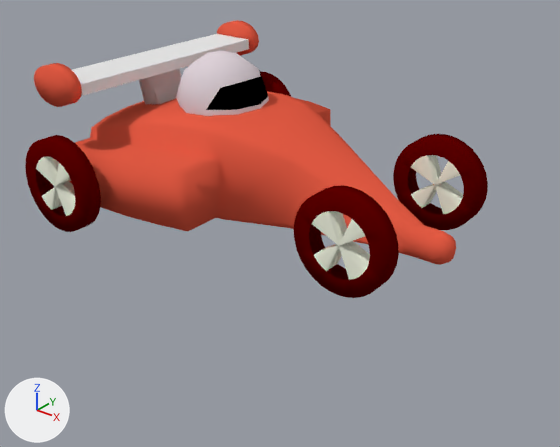
The Blender file resources/vehicles/sprinter/sprinter.blend, before and after one commit.
Camera for both pictures: a 50 mm lens placed at (7.77, -8.94, 4.68), pointed at (0.69, -0.09, -0.8). Lighting does not change. The marker at lower left points along +X, +Y and +Z.

Names of what the first picture shows: 'alettone_muso', 'casco', 'chassis', 'cpl_muso', 'reggi_alettone_sinist', 'wheel.fl', 'wheel.fr', 'wheel.rl', 'wheel.rr'.
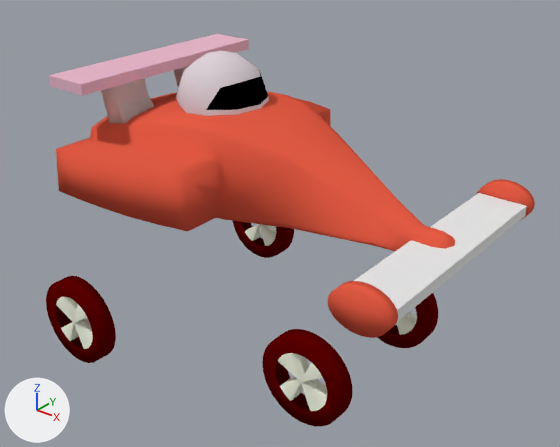
Where the newer file only moved an object's origin or applied its transform, the numbers keep the older frame.

What differs and where, as boxes [x1, y1, x2, y2] in the pictures (560 x 447 px):
'wheel.fr', moved
    before: [294, 185, 399, 298]
    after: [262, 329, 352, 427]
'wheel.rr', moved
    before: [25, 135, 101, 232]
    after: [46, 276, 116, 363]
'wheel.fl', moved
    before: [393, 134, 488, 230]
    after: [377, 293, 438, 348]
'alettone_muso.001', added
    after: [354, 193, 527, 322]
'alettone_muso', recoloured
    both: [48, 34, 249, 96]
'cpl_muso.001', added (red)
    after: [328, 179, 535, 338]
'reggi_alettone_sinist', moved
    before: [139, 69, 182, 104]
    after: [101, 79, 154, 123]
'cpl_muso', deleted (red)
    before: [34, 20, 259, 107]
'wheel.rl', moved
    before: [260, 71, 291, 96]
    after: [233, 221, 294, 258]
'reggi_alettone_si.000', added
    after: [174, 66, 188, 88]

Edits to the bpy script that builds the scene:
```text
Add mat_alecolo:
    mat_alecolo = diffuse_material('alecolo')
    mat_alecolo.base_color = (0.8, 0.469, 0.584)  # pink #e7b6c9
Change me_reggi_alettone_sinist:
    where me_reggi_alettone_sinist.from_pydata(...)  # 168 vertices, 148 faces; spans x -2.408..-1.757, y -0.329..0.337, z 0.509..1.301
    used by ob_reggi_alettone_sinist; location = (0.17, 0.0, 0.0)
    me_reggi_alettone_sinist part 1: the whole mesh is moved by (0.175, -0.818, 0.0)
Change me_alettone_muso:
    where me_alettone_muso.from_pydata(...)  # 8 vertices, 6 faces; spans x -2.46..-1.67, y -1.91..1.93, z 1.53..1.71
    remove me_alettone_muso.materials.append(mat_bianco)  # white #e7e7e7
    add me_alettone_muso.materials.append(mat_alecolo)  # pink #e7b6c9
Add me_alettone_muso_001:
    me_alettone_muso_001.from_pydata(...)  # a box spanning x 3.13..3.93, y -1.91..1.93, z -0.46..-0.28
    me_alettone_muso_001.materials.append(mat_bianco)  # white #e7e7e7
Add me_cpl_muso_001:
    me_cpl_muso_001.from_pydata(...)  # 132 vertices, 192 faces; spans x 3.09..3.97, y -2.15..2.17, z -0.66..-0.05
    me_cpl_muso_001.polygons.foreach_set('use_smooth', [True] * 192)
    me_cpl_muso_001.materials.append(mat_mat_chassis_1)  # red #e75c45
Add me_reggi_alettone_si_000:
    me_reggi_alettone_si_000.from_pydata(...)  # 168 vertices, 148 faces; spans x -2.233..-1.582, y 0.489..1.155, z 0.509..1.301
    me_reggi_alettone_si_000.polygons.foreach_set('use_smooth', [True] * 148)
    me_reggi_alettone_si_000.materials.append(mat_bianco)  # white #e7e7e7
Change ob_wheel_rl:
    ob_wheel_rl.location: (-1.77, 2.39, 0.0) -> (-1.77, 2.39, -2.47)
Change ob_wheel_rr:
    ob_wheel_rr.location: (-1.77, -2.39, 0.0) -> (-1.77, -2.39, -2.47)
Change ob_wheel_fl:
    ob_wheel_fl.location: (2.74, 1.3, 0.0) -> (2.15, 1.3, -2.47)
Change ob_wheel_fr:
    ob_wheel_fr.location: (2.74, -1.3, 0.0) -> (2.15, -1.3, -2.47)
Change ob_reggi_alettone_sinist:
    ob_reggi_alettone_sinist.location: (0.17, 0.0, 0.0) -> (0.0, 0.0, 0.0)
Remove ob_cpl_muso:
    ob_cpl_muso = bpy.data.objects.new('cpl_muso', me_cpl_muso)
    ob_cpl_muso.location = (0.0, 0.0, 0.0)
    ob_cpl_muso.scale = (1.01, 1.01, 1.01)
Add ob_alettone_muso_001:
    ob_alettone_muso_001 = bpy.data.objects.new('alettone_muso.001', me_alettone_muso_001)
    ob_alettone_muso_001.location = (0.0, 0.0, 0.0)
Add ob_cpl_muso_001:
    ob_cpl_muso_001 = bpy.data.objects.new('cpl_muso.001', me_cpl_muso_001)
    ob_cpl_muso_001.location = (0.0, 0.0, 0.0)
Add ob_reggi_alettone_si_000:
    ob_reggi_alettone_si_000 = bpy.data.objects.new('reggi_alettone_si.000', me_reggi_alettone_si_000)
    ob_reggi_alettone_si_000.location = (0.0, 0.0, 0.0)
```
